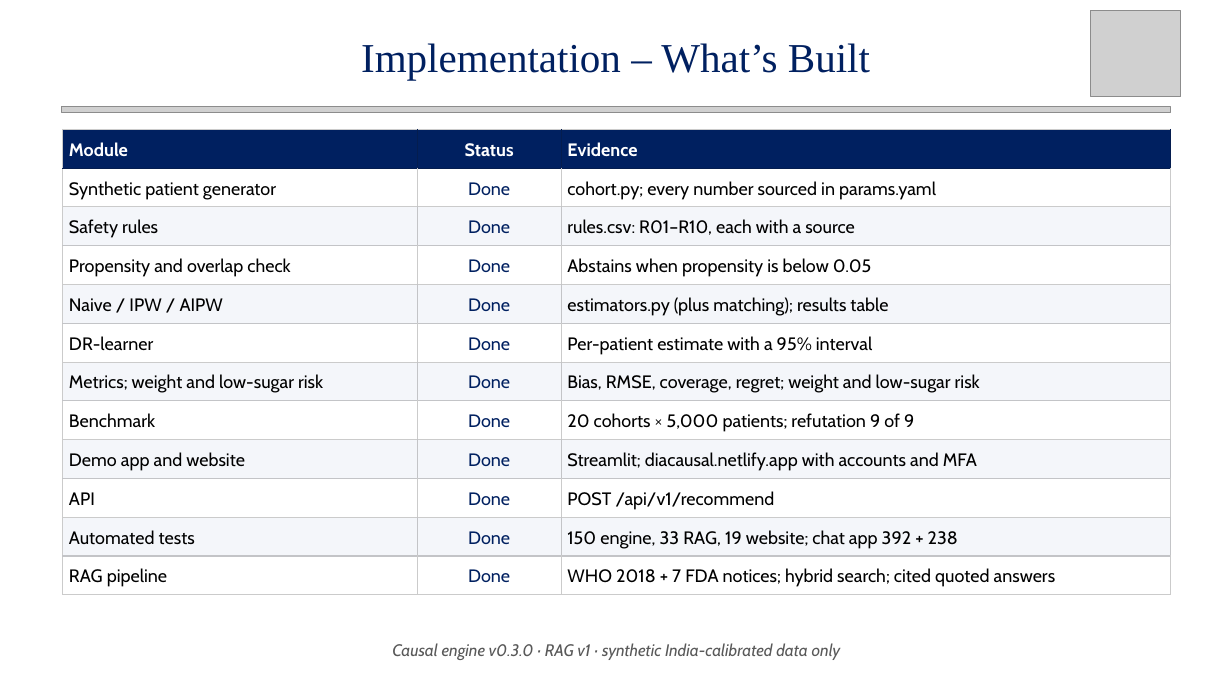
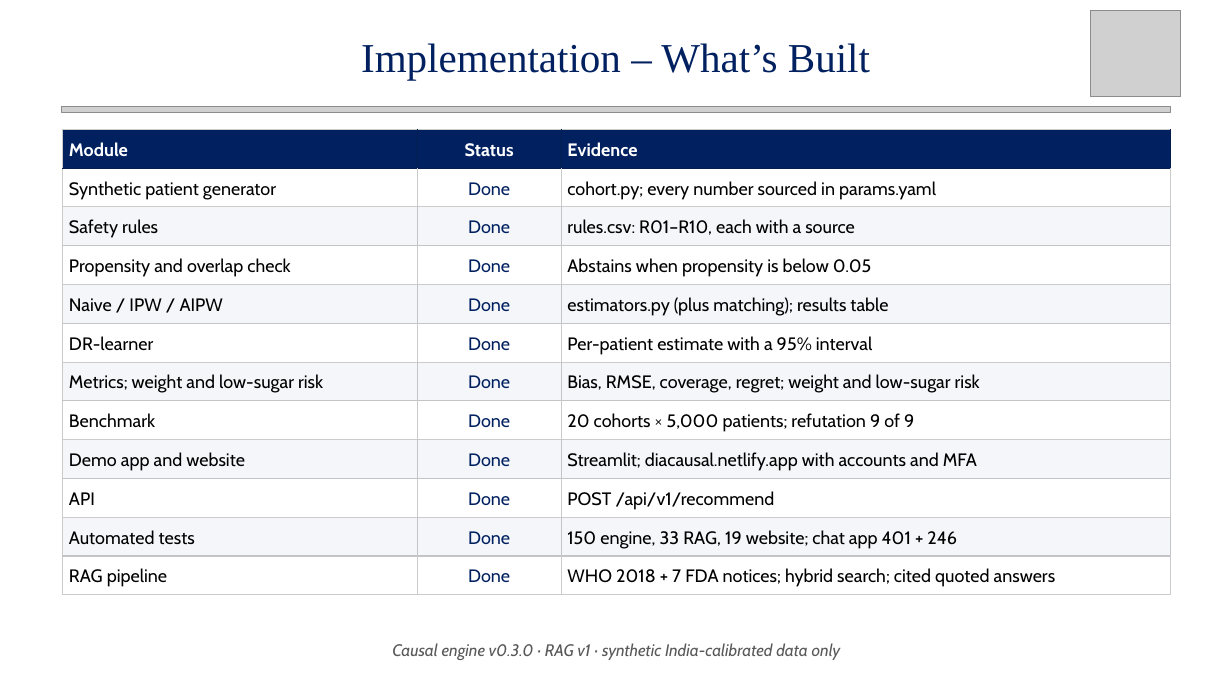
Before and after one commit to Rhian-Roy/DiaCausal-CDSS, a slide deck: slide 22 of docs/midsem/Intelligent_Diabetes_CDSS_MidSem_updated.pptx. Drawn at 1232x693 pixels with LibreOffice and Linux fonts; fonts in the diff are those of the drawing; grey boxes stand for pictures. Boxes give left, top, right and bottom in pixels: in the first picture for what was removed or moved away, otherwise in the second. Text is boxed around its words. In the diff, an @@ line names an element or a change of style, - is before the commit and + after.

```diff
--- a/docs/midsem/Intelligent_Diabetes_CDSS_MidSem_updated.pptx
+++ b/docs/midsem/Intelligent_Diabetes_CDSS_MidSem_updated.pptx
@@ table at (63,129,1171,595) @@
-row 11, column 3: 150 engine, 33 RAG, 19 website; chat app 392 + 238
+row 11, column 3: 150 engine, 33 RAG, 19 website; chat app 401 + 246
```
Also in this commit, not shown: 9 other slides changed, 1 slide added, 21 other files.
